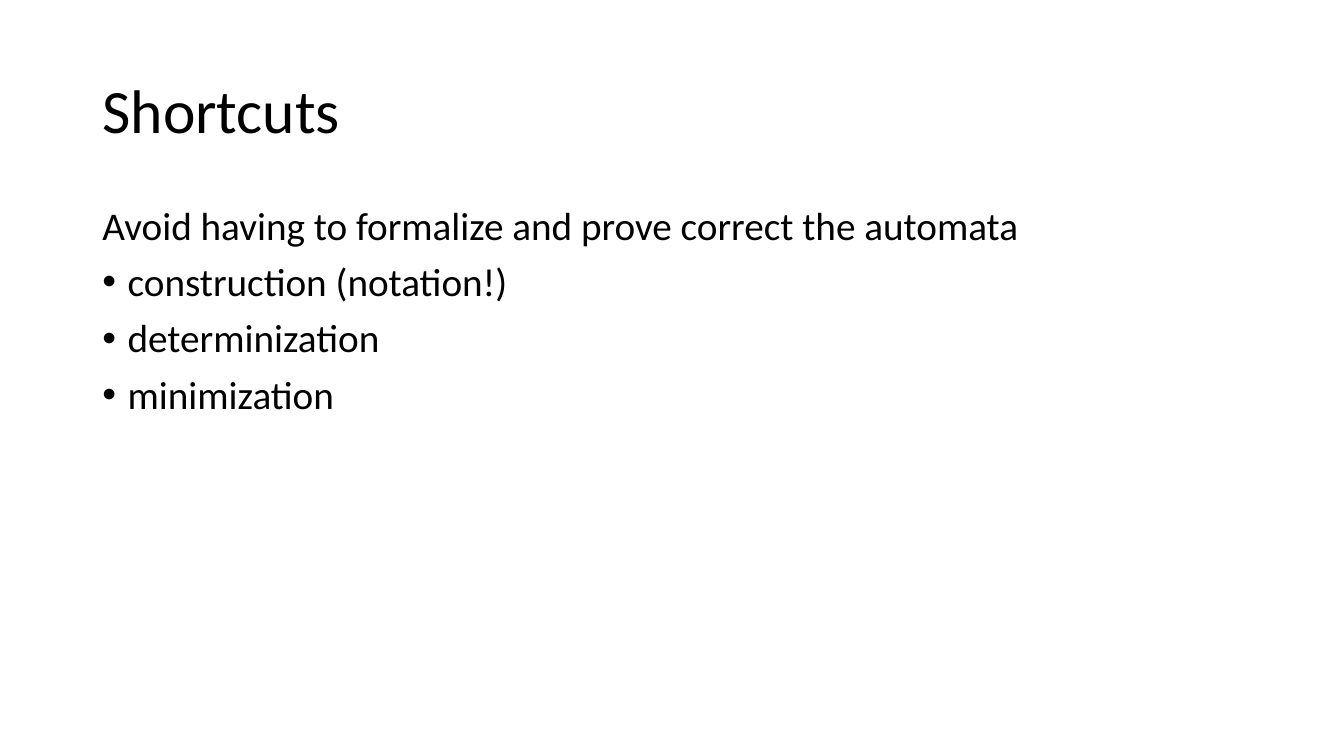
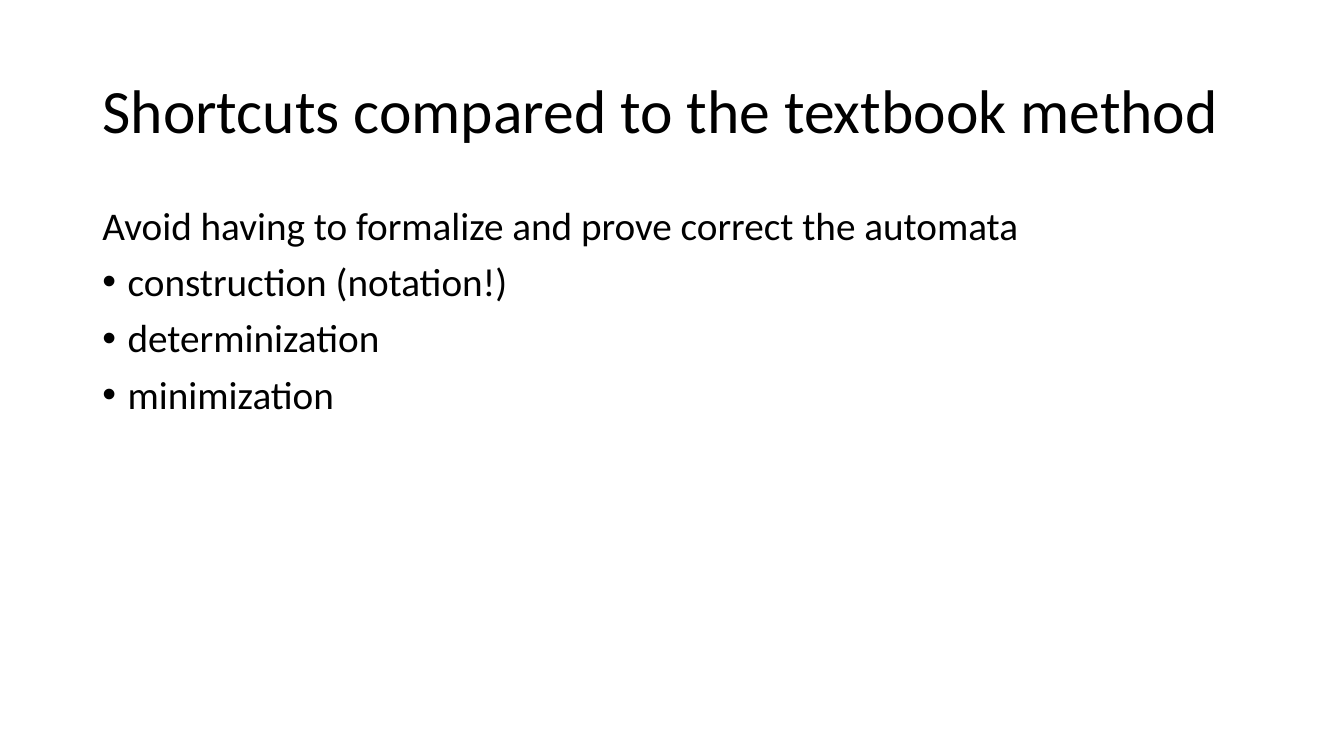
Before and after one commit to Helli/fds_seminar, a slide deck: slide 3 of slides.pptx (slide 4 before the commit). Drawn at 1344x756 pixels with LibreOffice and Linux fonts; fonts in the diff are those of the drawing. Boxes give left, top, right and bottom in pixels: in the first picture for what was removed or moved away, otherwise in the second. Text is boxed around its words. In the diff, an @@ line names an element or a change of style, - is before the commit and + after.

```diff
--- a/slides.pptx
+++ b/slides.pptx
@@ title at [102,90,1218,143]: text changed @@
-Shortcuts
+Shortcuts compared to the textbook method
```
Also in this commit, not shown: 8 other slides changed, 3 slides added, 2 slides removed.
